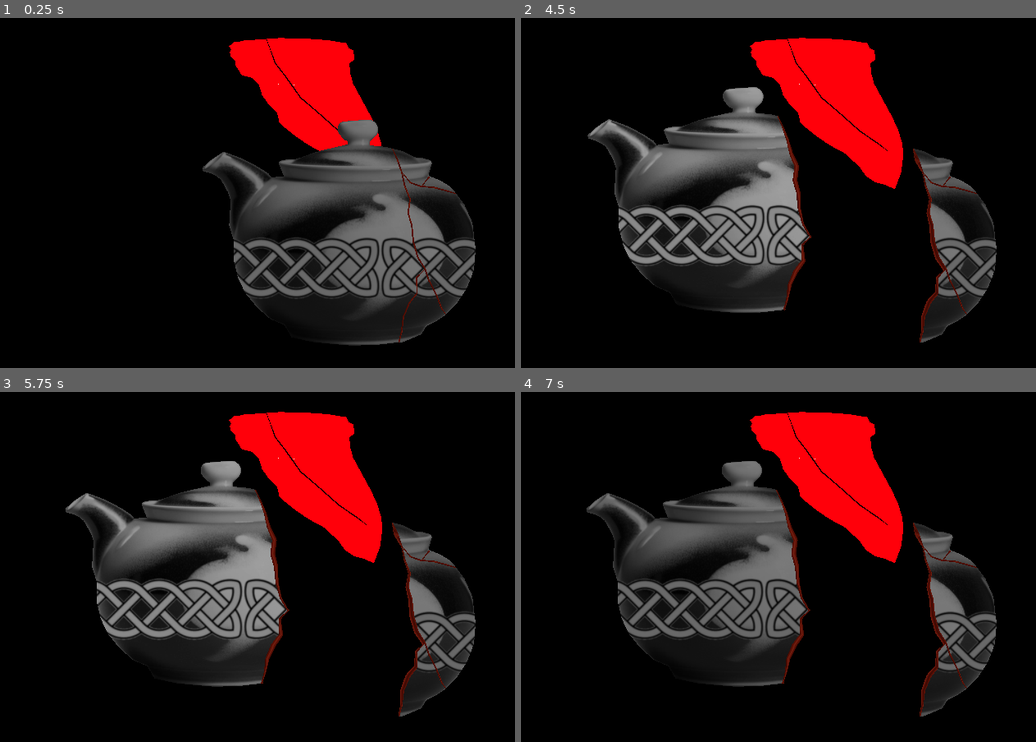
Above: before the commit, frames 1-4 (two rows, left to right).
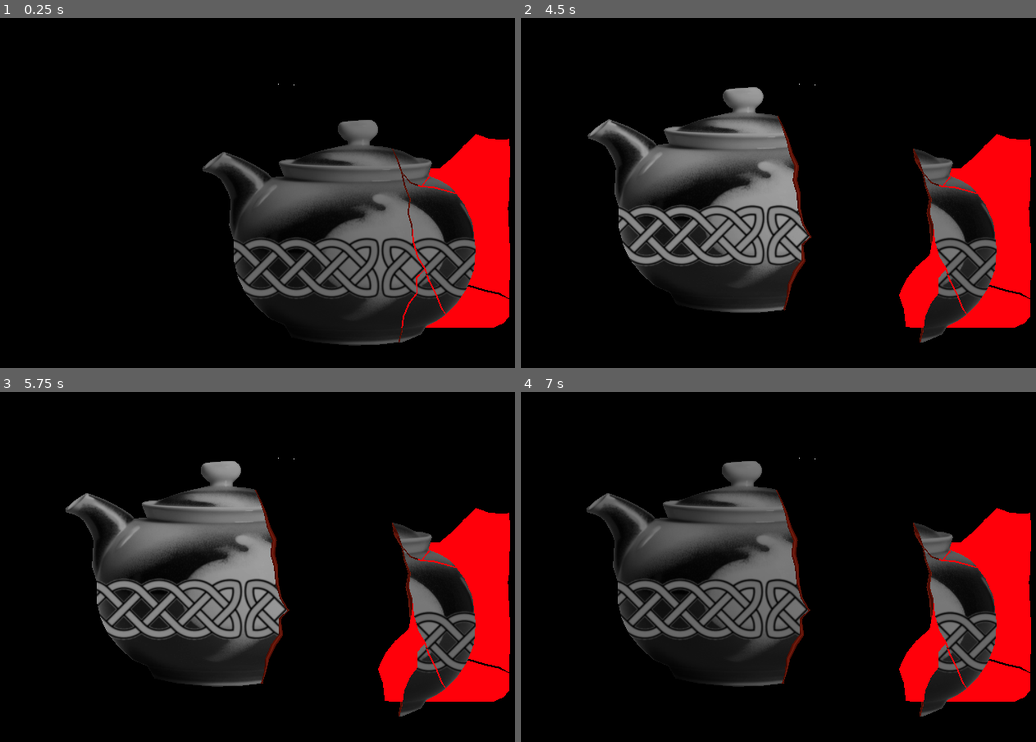
Above: after the commit, the same moments.

Repository: feyrkh/Exploratory
Game: Godot game, scene res://test/testing.tscn
Same seed, same stepped clock (60 frames per second), same inputs: the game is played once before the commit and once after it. This scene is started directly instead of the project's main scene. Sound files missing from this copy of the repository are replaced by a short silence.
Inputs (mouse positions are in pixels of both pictures, inside the frame that each line leads up to):
- Up to frame 1 (0.25 s): no input
- Up to frame 2 (4.5 s): tap Enter at 0.5 s; drag from (721, 39) to (824, 123) at 0.52 s; click (824, 123) at 1.25 s; drag from (721, 39) to (727, 277) at 1.27 s; click (727, 277) at 2 s; move the mouse to (721, 39) at 2.02 s; hold D (right) 2.03-2.75 s; hold Mouse wheel up (zoom_in) 2.03-2.75 s; click (721, 39) at 2.17 s; tap Mouse wheel down (zoom_out) at 2.3 s; click (721, 39) at 2.75 s; drag from (721, 39) to (562, 147) at 2.77 s; click (562, 147) at 3.5 s; drag from (721, 39) to (793, 203) at 3.52 s; click (793, 203) at 4.25 s; drag from (562, 147) to (660, 109) at 4.27 s
- Up to frame 3 (5.75 s): move the mouse to (272, 577) at 5.02 s; hold S (down) from 5.03 s (still down); hold Tab (change_click_mode) from 5.03 s (still down); click (272, 577) at 5.17 s; tap Mouse wheel down (zoom_out) at 5.3 s; tap Escape (ui_cancel) at 5.65 s
- Up to frame 4 (7 s): release S (down) at 5.75 s; release Tab (change_click_mode) at 5.75 s; drag from (660, 483) to (629, 595) at 5.77 s; move the mouse to (902, 560) at 6.52 s; hold W (up) from 6.53 s (still down); hold Shift (disable_collision) from 6.53 s (still down); click (902, 560) at 6.8 s

The runs differ from the first frame. In frame 1, 11% of the frame differs, in the area x 44-100%, y 5-89%; in frame 2, 13%; in frame 3, 13%; in frame 4, 13%.

Commit message:
Replace button icons, misc fixes

Diff:
--- a/menu/item_color_settings/ItemColorSettings.tscn
+++ b/menu/item_color_settings/ItemColorSettings.tscn
@@ -99,6 +99,7 @@
 offset_top = 24.0
 offset_right = 148.0
 offset_bottom = 54.0
+focus_mode = 0
 text = "Enabled"
 
 [node name="NextButton" type="Button" parent="."]
--- a/pottery/ArcheologyItem.gd
+++ b/pottery/ArcheologyItem.gd
@@ -254,6 +254,10 @@
 	center_of_mass_indicator.polygon = MyGeom.circle_polygon(Vector2.ZERO, Global.center_of_mass_indicator_size, 16)
 	rotation_handle_indicator.polygon = MyGeom.circle_polygon(Vector2.ZERO, Global.center_of_mass_indicator_size*.75, 8)
 	apply_global_settings()
+	Global.click_mode_changed.connect(func():
+		if Global.click_mode == Global.ClickMode.move:
+			stop_dragging()
+	)
 
 func gallery_mode():
 	_gallery_mode = true
@@ -344,7 +348,7 @@
 func refresh_polygon() -> int:
 	center = null
 	area = 0
-	if collision.polygon[0].distance_to(collision.polygon[-1]) < 0.5:
+	if collision.polygon.size() > 0 and collision.polygon[0].distance_to(collision.polygon[-1]) < 0.5:
 		# sometimes the last point ends up being identical to the first point, and that can cause problems, so delete it
 		#print("Cleaning up duplicate polygon point: ", collision.polygon[0], " vs ", collision.polygon[-1])
 		var new_polygon = Array(collision.polygon)
@@ -364,8 +368,9 @@
 		total_edge_length += collision.polygon[i].distance_to(collision.polygon[j])
 	if _gallery_mode:
 		return 1
-	if polygon.uv.size() != collision.polygon.size():
-		polygon.uv = collision.polygon
+	#if polygon.uv.size() != collision.polygon.size():
+		#polygon.uv = collision.polygon
+	polygon.uv = _adjust_polygon_scale(collision.polygon, 1.0/adjusted_scale)
 	var scar_trim_poly = Geometry2D.offset_polygon(collision.polygon, shatter_size+0.05)
 	for scar in scars.get_children():
 		scar.refresh_scar_path(collision.polygon)
@@ -446,13 +451,7 @@
 				#print("Mouse at ", get_global_mouse_position(), ", COM at ", to_global(center_of_mass))
 				#print("Starting rotate, initial rotation=", rad_to_deg(global_rotation), ", mouse start angle=", rad_to_deg(rotate_start_mouse))
 		if drag_start_mouse != null and event.is_action_released("drag_start"):
-			drag_start_mouse = null
-			drag_start_item = null
-			target_pos = null
-			if hover_idx == -1:
-				_on_mouse_shape_exited(-1)
-			lock_rotation = Global.lock_rotation
-			safe_freeze(Global.freeze_pieces)
+			stop_dragging()
 			#print("Ending drag")
 		elif rotate_start_mouse != null and event.is_action_released("rotate_start"):
 			rotate_start_mouse = null
@@ -475,6 +474,15 @@
 		print("Deleting item ", self)
 		Global.delete_archeology_item.emit(self)
 		queue_free()
+
+func stop_dragging():
+	drag_start_mouse = null
+	drag_start_item = null
+	target_pos = null
+	if hover_idx == -1:
+		_on_mouse_shape_exited(-1)
+	lock_rotation = Global.lock_rotation
+	safe_freeze(Global.freeze_pieces)
 
 func _integrate_forces(state):
 	if reset_position != null:
@@ -957,6 +965,7 @@
 	for child in $Glue.get_children():
 		child.position *= scale_change
 		child.adjust_scale(scale_change)
+	var orig_center = center
 	center = null
 	_find_center()
 
--- a/pottery/ArcheologyItem.tscn
+++ b/pottery/ArcheologyItem.tscn
@@ -1,7 +1,6 @@
-[gd_scene load_steps=6 format=3 uid="uid://lxehddere6da"]
+[gd_scene load_steps=5 format=3 uid="uid://lxehddere6da"]
 
 [ext_resource type="Script" path="res://pottery/ArcheologyItem.gd" id="1_yx51a"]
-[ext_resource type="Texture2D" uid="uid://b15mfee467ymu" path="res://art/item/pot.png" id="2_bwwpx"]
 [ext_resource type="Script" path="res://pottery/ItemPolygon2D.gd" id="3_h7ita"]
 [ext_resource type="Script" path="res://pottery/GlueContainer.gd" id="4_e74n6"]
 
@@ -29,7 +28,6 @@
 
 [node name="Polygon2D" type="Polygon2D" parent="."]
 visibility_layer = 3
-texture = ExtResource("2_bwwpx")
 script = ExtResource("3_h7ita")
 
 [node name="CollisionPolygon2D" type="CollisionPolygon2D" parent="."]
--- a/pottery/CleaningTable.gd
+++ b/pottery/CleaningTable.gd
@@ -394,6 +394,7 @@
 	save_file.store_var(reversed_weathering_save_data)
 	save_file.store_var(item_save_data)
 	save_file.store_var(settings)
+	save_file.store_var(total_items)
 	save_file.close()
 
 func _on_load_button_pressed():
@@ -411,6 +412,7 @@
 	#	rebuilt_textures[k] = await ItemBuilder.build_specific_item(image_save_data[k])
 	var item_save_data = save_file.get_var()
 	settings = save_file.get_var()
+	total_items = save_file.get_var()
 	for item_save in item_save_data:
 		var new_item = await ArcheologyItem.load_save_data(item_save, image_save_data, weathering_save_data, rebuilt_textures)
 		$Pieces.add_child(new_item)
--- a/pottery/CleaningTable.tscn
+++ b/pottery/CleaningTable.tscn
@@ -83,6 +83,7 @@
 offset_bottom = 15.0
 script = ExtResource("4_2x0wy")
 piece_container = NodePath("../../Pieces")
+slide_in_direction = Vector2(0, 1)
 
 [node name="VBoxContainer" type="VBoxContainer" parent="CanvasLayer/GameTimer"]
 layout_mode = 2
--- a/pottery/GalleryRoom.gd
+++ b/pottery/GalleryRoom.gd
@@ -342,7 +342,7 @@
 		["Pan camera", preload("res://art/mouse_middle.png"), preload("res://art/mouse_none.png")],
 		["Pan camera", preload("res://art/arrow_keys.png"), preload("res://art/arrow_keys.png")],
 		["Zoom camera", preload("res://art/mouse_scroll_up.png"), preload("res://art/mouse_scroll_down.png")],
-		["Pack item", preload("res://art/delete_key.png"), preload("res://art/delete_key.png")],
+		["Pack item", preload("res://art/backspace_key.png"), preload("res://art/backspace_key.png")],
 		["Exit gallery", preload("res://art/escape_key.png"), preload("res://art/escape_key.png")],
 	])
 
--- /dev/null
+++ b/pottery/RelaxTutorial.tscn
@@ -0,0 +1,9 @@
+[gd_scene format=3 uid="uid://dtswf86trfc81"]
+
+[node name="RelaxTutorial" type="Control"]
+layout_mode = 3
+anchors_preset = 15
+anchor_right = 1.0
+anchor_bottom = 1.0
+grow_horizontal = 2
+grow_vertical = 2
--- a/project.godot
+++ b/project.godot
@@ -59,7 +59,7 @@
 }
 delete_item={
 "deadzone": 0.5,
-"events": [Object(InputEventKey,"resource_local_to_scene":fa …(119 unchanged characters)… ressed":false,"pressed":false,"keycode":0,"physical_keycode":4194312,"key_label":0,"unicode":0,"echo":false,"script":null)
+"events": [Object(InputEventKey,"resource_local_to_scene":fa …(119 unchanged characters)… ressed":false,"pressed":false,"keycode":4194312,"physical_keycode":4194312,"key_label":4194312,"unicode":0,"echo":false,"script":null)
 ]
 }
 rotate_start={
--- a/test/testing.tscn
+++ b/test/testing.tscn
@@ -9,7 +9,7 @@
 
 [node name="Polygon2D" type="Polygon2D" parent="."]
 color = Color(1, 0, 0.0392157, 1)
-polygon = PackedVector2Array(199, 2, 243, 5, 281, 11, 286, 21, 295, 25, 296, 44, 287, 50, 288, 68, 294, 90, 329, 154, 341, 180, 349, 207, 351, 228, 347, 262, 334.673, 295.309, 314.465, 286.627, 296.424, 281.957, 278.357, 270.267, 265.026, 251.678, 252.042, 239.609, 238.752, 227.186, 238.489, 226.47, 220.207, 216.821, 201.814, 206.128, 182.297, 192.534, 164.108, 178.506, 150.104, 165.683, 145.175, 145.424, 128.697, 129.719, 116.156, 111.896, 110.433, 92.2934, 97.8387, 78.9826, 76.7257, 73.4801, 63.5862, 52.8653, 64, 45, 55, 36, 53, 28, 56, 24, 52, 17, 62, 9, 67, 9, 81, 6, 124.531, 2.84557, 141.012, 50.2749, 160.952, 76.0262, 190.735, 117.918, 225.821, 147.832, 266.023, 183.513, 302.108, 207.978, 318.518, 219.96, 320.72, 221.207, 318.982, 219.368, 303.361, 206.26, 267.328, 181.835, 227.217, 146.228, 192.304, 116.482, 162.659, 74.7587, 142.874, 49.2488, 125.321, 2.78835, 150, 1)
+polygon = PackedVector2Array(559.497, 197.218, 586.699, 198.914, 597.829, 197.651, 600, 216, 599, 310, 596, 332, 600, 412, 599.031, 508.921, 580.15, 497.504, 553.498, 491.624, 520.548, 481.834, 497.385, 477.295, 466.898, 466.92, 443.868, 462.105, 435.33, 459.232, 431.378, 458.012, 434.798, 460.339, 442.751, 465.397, 465.98, 470.272, 496.489, 480.654, 519.718, 485.21, 552.629, 494.99, 578.938, 500.762, 599.016, 510.379, 599, 512, 598, 544, 588, 556, 568, 565, 463, 566, 379, 565, 355.868, 564.11, 352.202, 529.896, 342.442, 501.062, 356.778, 470.537, 375.189, 447.576, 402.187, 423.639, 408.427, 391.197, 412.035, 362.072, 422.715, 328.641, 420.882, 300.591, 420.466, 274.484, 430.434, 254.187, 463.291, 254.326, 487.48, 234.198, 509.798, 210.712, 533.726, 187.788)
 
 [node name="Line2D" type="Line2D" parent="."]
 points = PackedVector2Array(128.571, 89.7816, 180.777, 92.4931)
--- a/util/ColorPicker.tscn
+++ b/util/ColorPicker.tscn
@@ -86,6 +86,7 @@
 
 [node name="SaveButton" type="Button" parent="GridContainer"]
 layout_mode = 2
+focus_mode = 0
 text = "Apply
 Color"
 
Binary file changed: art/arrow_keys.png
Binary file added: art/backspace_key.png
Not shown, changed: art/backspace_key.png.import
Binary file removed: art/delete_key.png
Not shown, removed: art/delete_key.png.import
Binary file changed: art/escape_key.png
Binary file changed: art/mouse_left.png
Binary file removed: art/mouse_left_wiggle_1.png
Not shown, removed: art/mouse_left_wiggle_1.png.import
Binary file removed: art/mouse_left_wiggle_2.png
Not shown, removed: art/mouse_left_wiggle_2.png.import
Binary file changed: art/mouse_middle.png
(and 14 more such lines)
